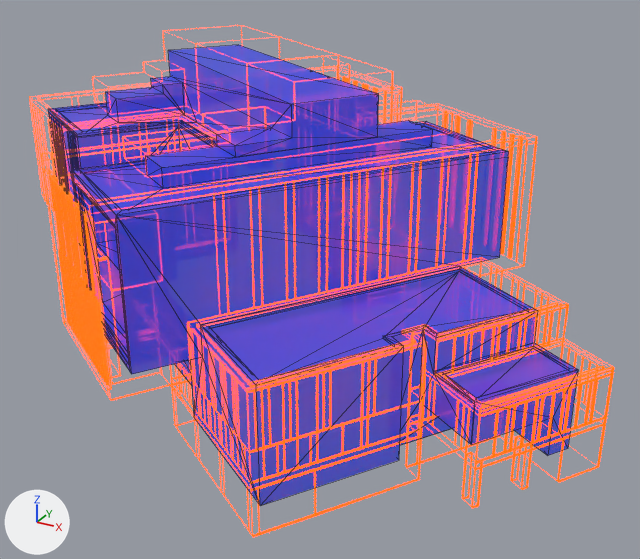
The glTF model public/mn.glb, before and after one commit.
The view is the same before and after, from a camera (50 mm lens) standing at (70.8, -104.9, 48.1) and looking at (12.0, 1.9, -5.3). Arrows for +X, +Y and +Z are at lower left; the lights stay in place. Mesh edges are drawn as thin lines on the coarser meshes. Where no turn or scale is listed for an object, it has been applied to the vertices.

In view in the first picture: 'MN', 'MN_Wireframe'.
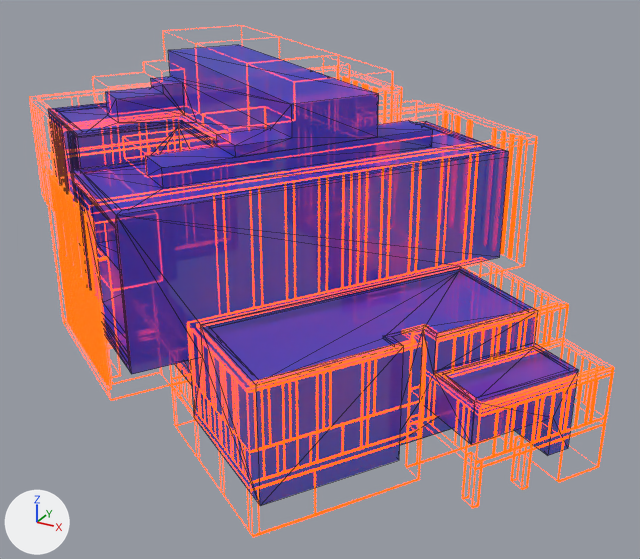
What the commit changed:
Material 'Glow Dark' (mat_glow_dark) is new.
Its base color is (0.0343, 0.0252, 0.539) (blue #342cc2).
Its alpha is 0.7.
Its emission color is (0.0, 0.00856, 0.048) (dark blue #00173e).
Its emission strength is 1.0.
me_cube has 408 vertices, 774 faces and spans x -51.5..49.6, y -38.0..46.5, z -18.9..18.5.
me_cube no longer uses material mat_glow_light (blue #342cc2).
me_cube now uses material mat_glow_dark (blue #342cc2).

Boxes (x1, y1, x2, y2) around the edits, measured in the pictures (640 x 559 px):
'MN', recoloured: (48, 45, 578, 506) in both
